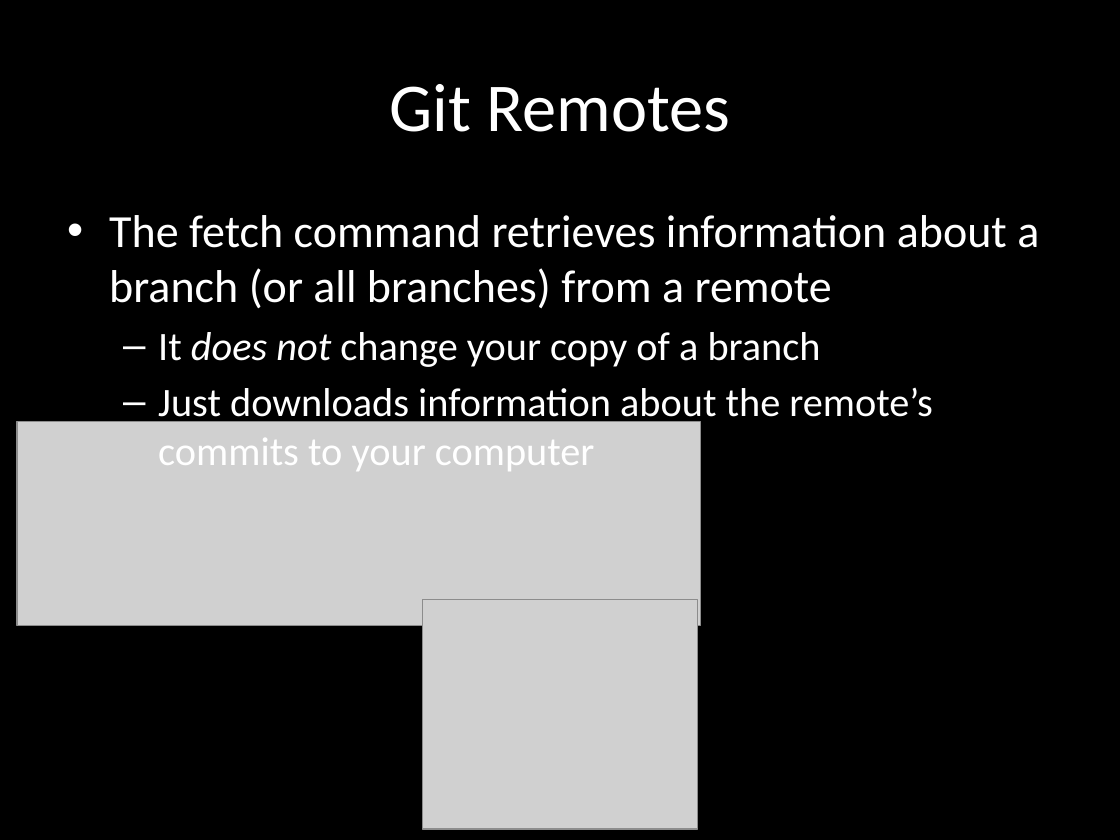
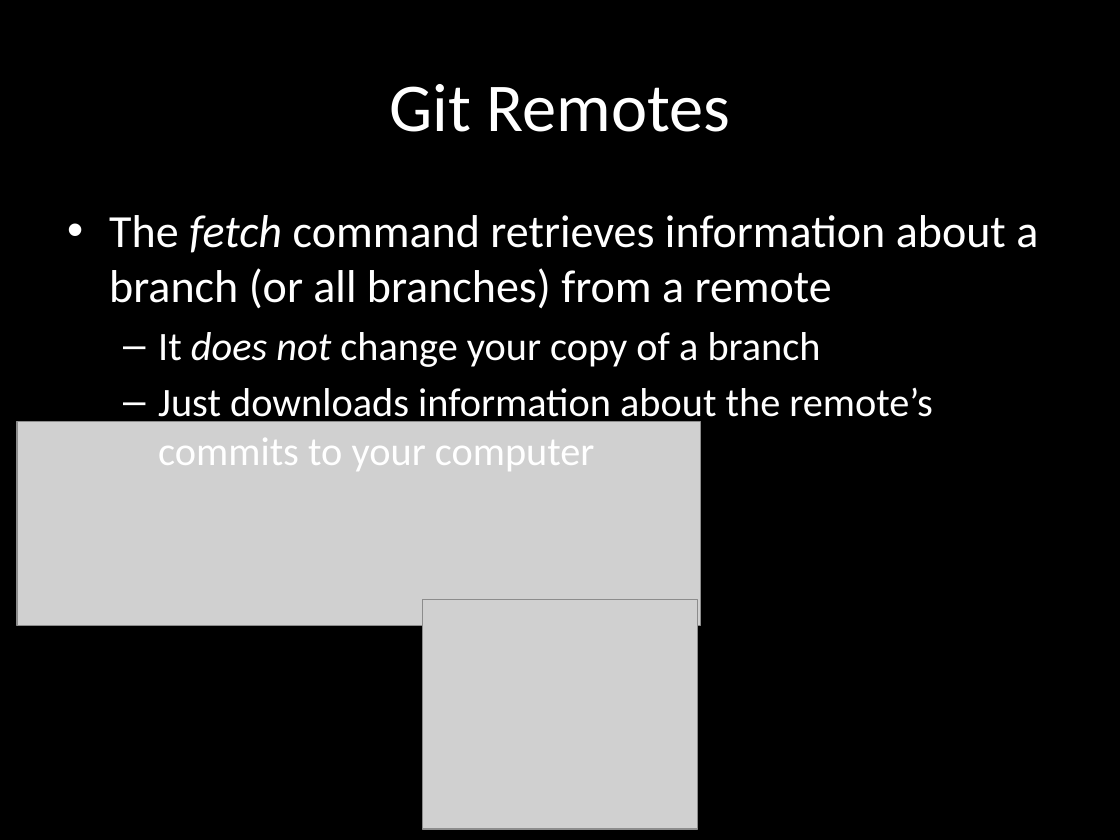
Before and after one commit to carlosgj/FRC-Training, a slide deck: slide 27 of Intro to Git.pptx. Drawn at 1120x840 pixels with LibreOffice and Linux fonts; fonts in the diff are those of the drawing; grey boxes stand for pictures; background and template pictures are left out. Boxes give left, top, right and bottom in pixels: in the first picture for what was removed or moved away, otherwise in the second. Text is boxed around its words. In the diff, an @@ line names an element or a change of style, - is before the commit and + after.

```diff
--- a/Intro to Git.pptx
+++ b/Intro to Git.pptx
@@ text at (x1=109, y1=215, x2=1038, y2=308): italic on in "fetch" @@
```
Also in this commit, not shown: 6 other slides changed, 4 other files.
